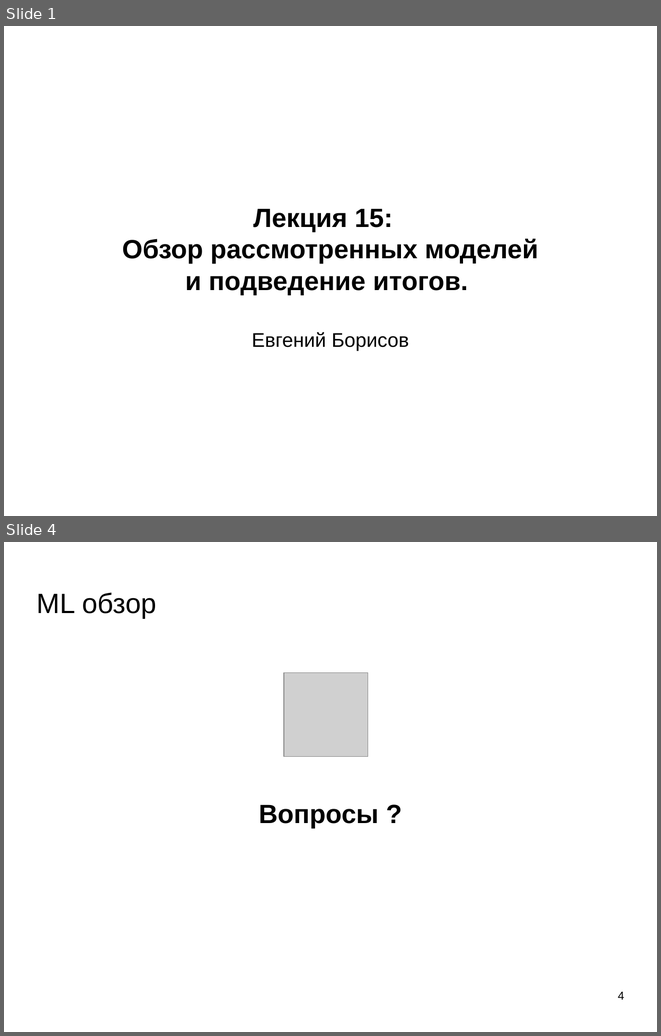
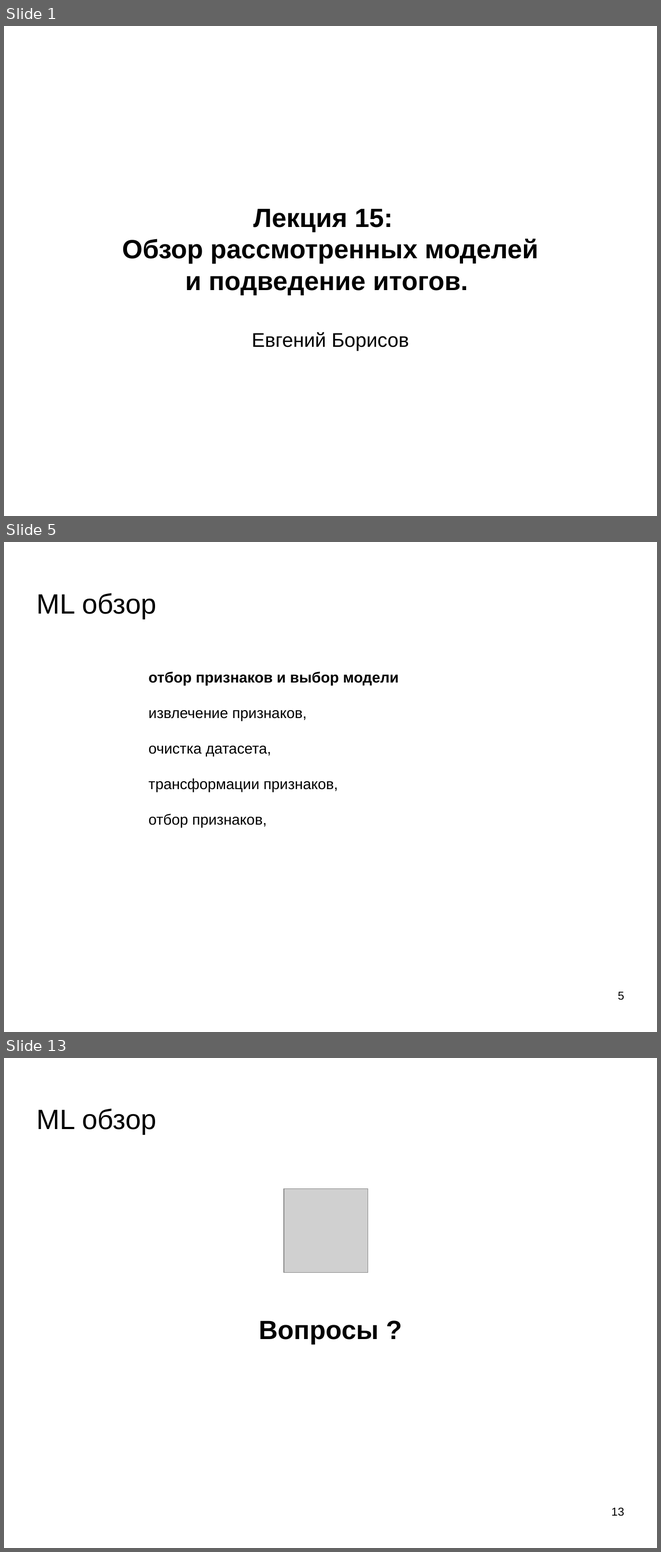
Before and after one commit to mechanoid5/ml_lectorium_legacy, a slide deck: 15-conclusion.odp. Shown one above the other, each under a label of ours: slides 1 and 4 before the commit, slides 1, 5 and 13 after it; the slides between them are not shown. The pictures are 661x1036 and 661x1552 pixels, drawn with LibreOffice and Linux fonts; fonts in the diff are those of the drawing; grey boxes stand for pictures; background and template pictures are left out. Boxes give left, top, right and bottom in pixels: in the first picture for what was removed or moved away, otherwise in the second. Text is boxed around its words. In the diff, an @@ line names an element or a change of style, - is before the commit and + after.

```diff
--- a/15-conclusion.odp
+++ b/15-conclusion.odp
@@ slide 5 added at (4, 542, 657, 1032), background picture (left out) @@
@@ title added at (37, 593, 156, 619), 33.9 pt, text #000000 @@
+ML обзор
@@ text added at (149, 671, 399, 827), 18 pt, text #000000 @@
+отбор признаков и выбор модели
+извлечение признаков,
+очистка датасета,
+трансформации признаков,
+отбор признаков,
@@ page number added at (618, 991, 624, 1000), 14 pt, text #000000 @@
+5
@@ what was slide 4 is now slide 13 @@
@@ page number at (611, 1507, 624, 1516): text changed @@
-4
+13
```
Also in this commit, not shown: 2 slides changed, 8 other slides added.
